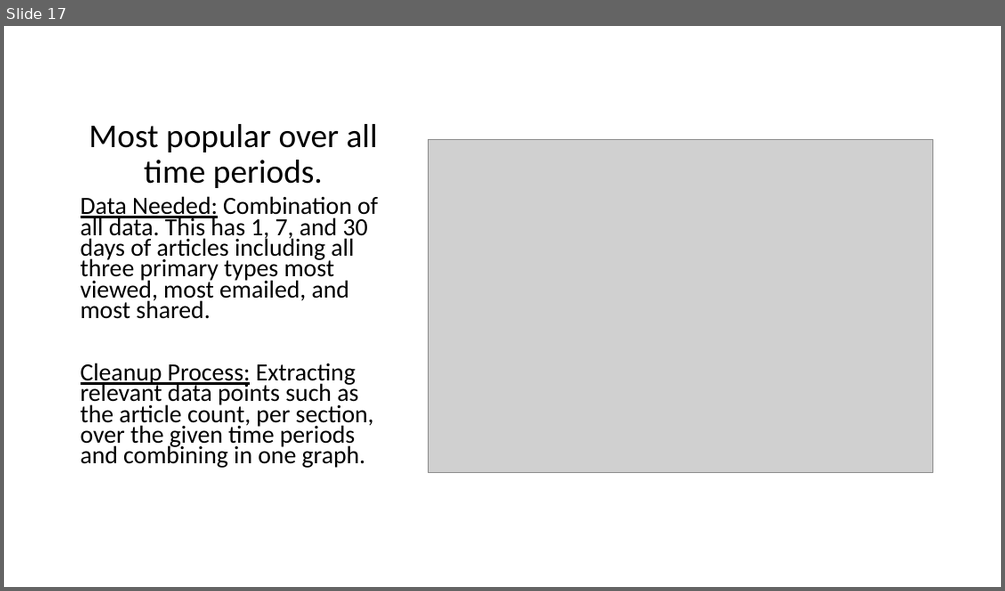
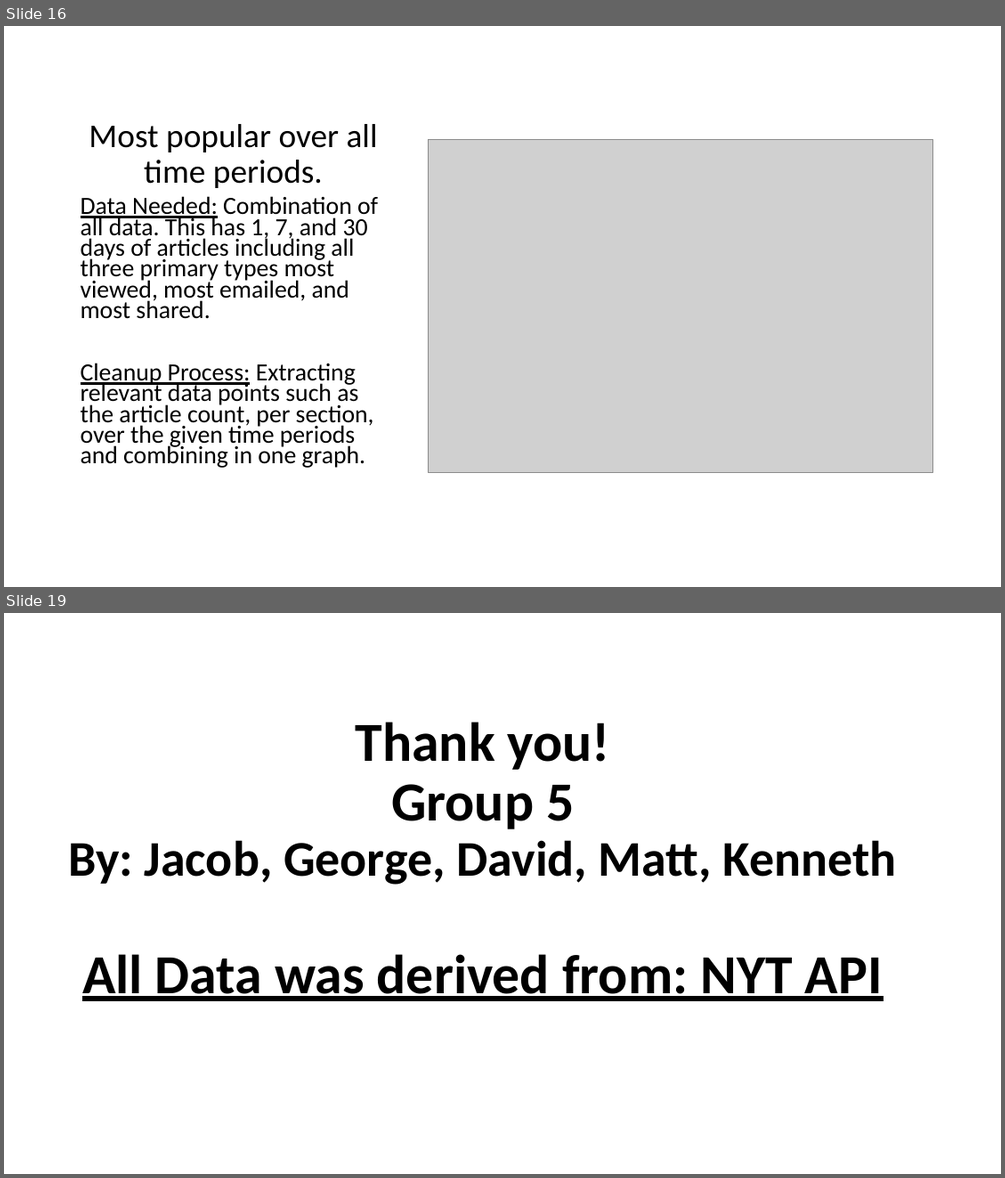
Before and after one commit to CTRLALTAFK/NYT_Analytics, a slide deck: Group 5 Project 1 PowerPoint.pptx. Shown one above the other, each under a label of ours: slide 17 before the commit, slides 16 and 19 after it; the slides between them are not shown. The pictures are 1005x591 and 1005x1178 pixels, drawn with LibreOffice and Linux fonts; fonts in the diff are those of the drawing; grey boxes stand for pictures. Boxes give left, top, right and bottom in pixels: in the first picture for what was removed or moved away, otherwise in the second. Text is boxed around its words. In the diff, an @@ line names an element or a change of style, - is before the commit and + after.

```diff
--- a/Group 5 Project 1 PowerPoint.pptx
+++ b/Group 5 Project 1 PowerPoint.pptx
@@ slide 19 added at [4,613,1001,1174], background #FFFFFF @@
@@ title added at [68,722,897,1001], 53 pt, text #000000, bold @@
+Thank you!
+Group 5
+By: Jacob, George, David, Matt, Kenneth
+All Data was derived from: NYT API
@@ what was slide 17 is now slide 16 @@
```
Also in this commit, not shown: 2 slides changed, 3 other slides added, 3 slides removed.
